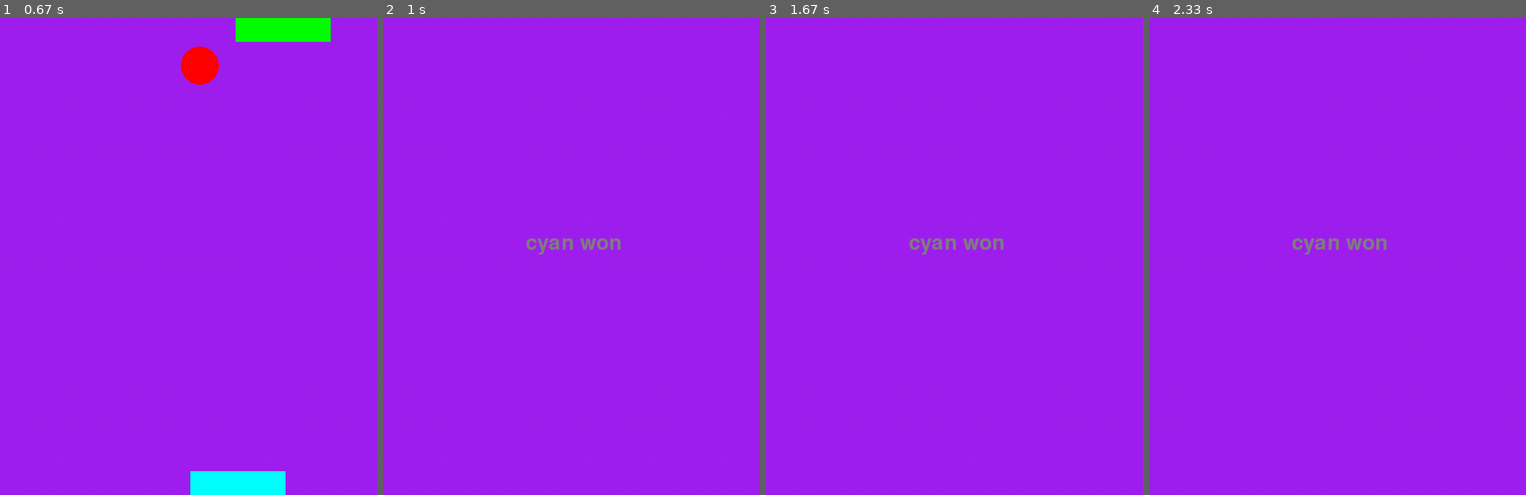
Above: before the commit, frames 1-4 (left to right).
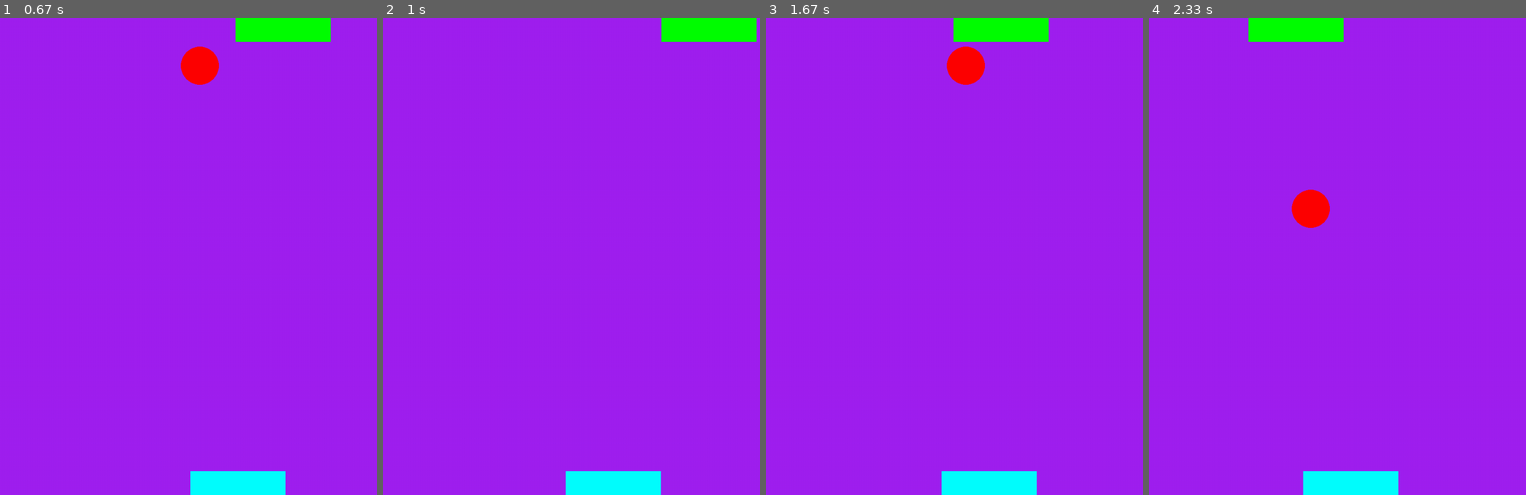
Above: after the commit, the same moments.

Repository: coolant9/computer_program
Game: pygame game, started from pygame/lesson2.py
The game is run twice, just before and just after one commit, with the same random seed, the same clock (stepped at 60 frames per second) and the same inputs.
Inputs:
- Up to frame 1 (0.67 s): hold D from 0.33 s (still down)
- Up to frame 2 (1 s): release D at 0.8 s; hold D from 0.83 s (still down); tap J at 0.9 s
- Up to frame 3 (1.67 s): tap J at 1.2, 1.4 s; release D at 1.3 s; hold A from 1.33 s (still down)
- Up to frame 4 (2.33 s): tap J at 1.7, 1.97, 2.27 s; release A at 1.87 s; hold A 1.9-2.3 s

Frame 1 is identical in both runs. In frame 2, 2.9% of the frame differs, in the area x 38-100%, y 0-100%; in frame 3, 3.5%; in frame 4, 3.5%, in the area x 26-67%, y 0-100%.

Commit message:
made reset and quit

Diff:
--- a/pygame/lesson2.py
+++ b/pygame/lesson2.py
@@ -8,6 +8,13 @@
 dy = -1
 dx =  -1
 radius = 40
+def reset(screen):
+    ball_pos = pygame.Vector2(screen.get_width() / 2, screen.get_height() / 2)
+    rectangle1_left = 400
+    rectangle2_left = 400
+    return ball_pos,rectangle1_left,rectangle2_left
+
+
 
 def draw_text(screen, x, y, text_str):
     background = pygame.Surface((screen.get_width(), screen.get_height()))
@@ -29,11 +36,9 @@
 screen = pygame.display.set_mode((1000,1000))
 clock = pygame.time.Clock()
 running = True
+ball_pos,rectangle1_left,rectangle2_left = reset(screen)
+while running:
 
-ball_pos = pygame.Vector2(screen.get_width() / 2, screen.get_height() / 2)
-rectangle1_left = 400
-rectangle2_left = 400
-while running:
     # poll for events
     # pygame.QUIT event means the user clicked X to close your window
     for event in pygame.event.get():
@@ -90,6 +95,13 @@
         rectangle2_left -= 300 * dt
     if keys[pygame.K_l] and rectangle2.x < 1000-rectangle2.width:
         rectangle2_left += 300 * dt
+    if keys[pygame.K_r] and ball_pos.y >= 1100 or ball_pos.y <= -100:
+        ball_pos,rectangle1_left,rectangle2_left = reset(screen)
+    if keys [pygame.K_q] and ball_pos.y >= 1200 or ball_pos.y <= -200:
+        running = False
+
+
+
 
     if ball_pos.y <= -100:
         draw_text(screen, screen.get_width()/2-200, screen.get_height()/2-50, 'cyan won')
